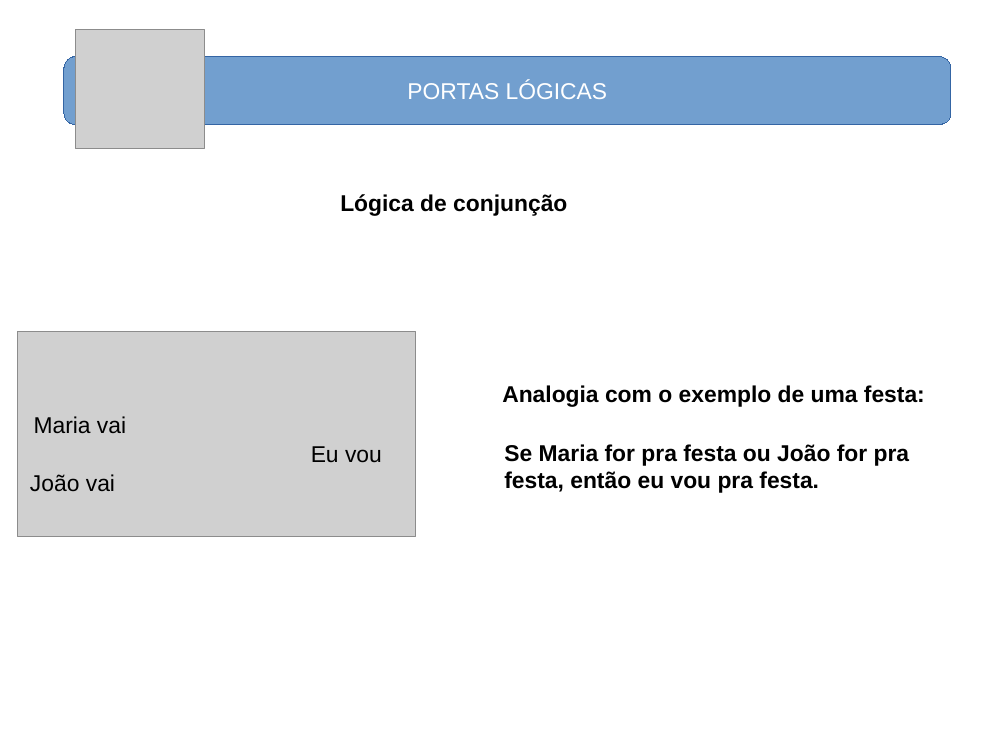
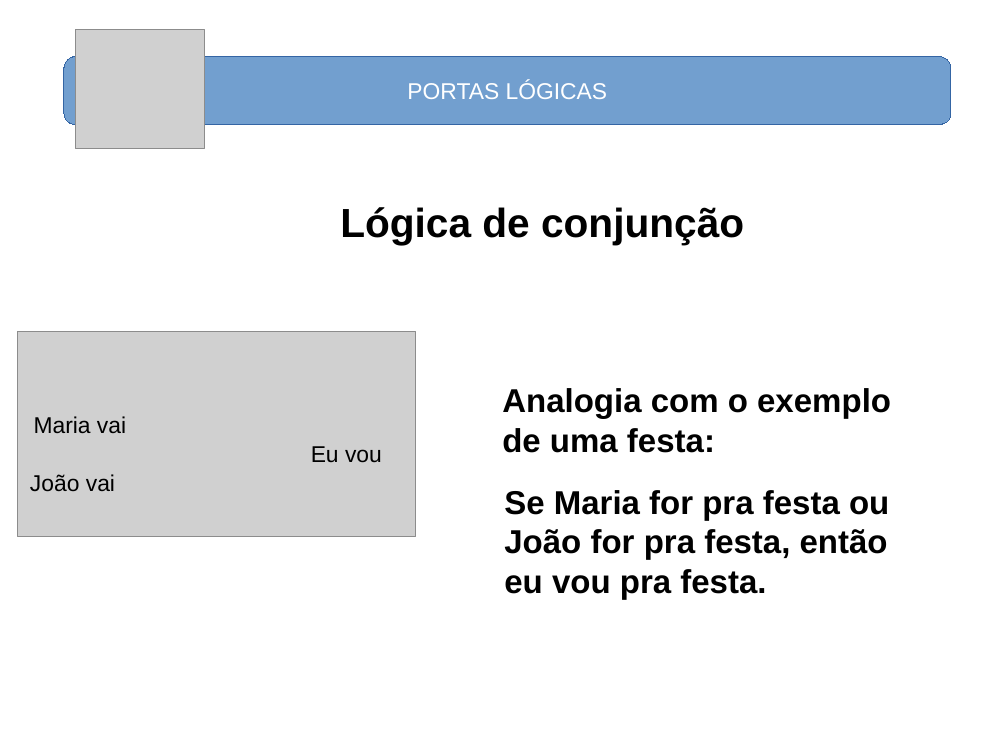
Before and after one commit to nelsoncsc/basicSV, a slide deck: slide 15 of docs/basicSV.odp (slide 16 before the commit). Drawn at 1008x756 pixels with LibreOffice and Linux fonts; fonts in the diff are those of the drawing; grey boxes stand for pictures. Boxes give left, top, right and bottom in pixels: in the first picture for what was removed or moved away, otherwise in the second. Text is boxed around its words. In the diff, an @@ line names an element or a change of style, - is before the commit and + after.

```diff
--- a/docs/basicSV.odp
+++ b/docs/basicSV.odp
@@ text "Lógica de conjunção": place and size @@
-text "Lógica de conjunção" at (340, 194, 567, 216)
+text "Lógica de conjunção" at (340, 207, 744, 244)
@@ text "Lógica de conjunção" at (340, 207, 744, 244): size 18 to 32 pt @@
@@ text at (502, 388, 891, 453): text changed; size 18 to 26 pt @@
-Analogia com o exemplo de uma festa:
+Analogia com o exemplo
+de uma festa:
@@ text "Se Maria for pra festa ...": place and size @@
-text "Se Maria for pra festa ..." at (504, 444, 910, 493)
+text "Se Maria for pra festa ..." at (504, 490, 889, 600)
@@ text "Se Maria for pra festa ..." at (504, 490, 889, 600): size 18 to 26 pt @@
```
Also in this commit, not shown: 39 other slides changed, 11 slides added, 3 slides removed, 12 other files.
